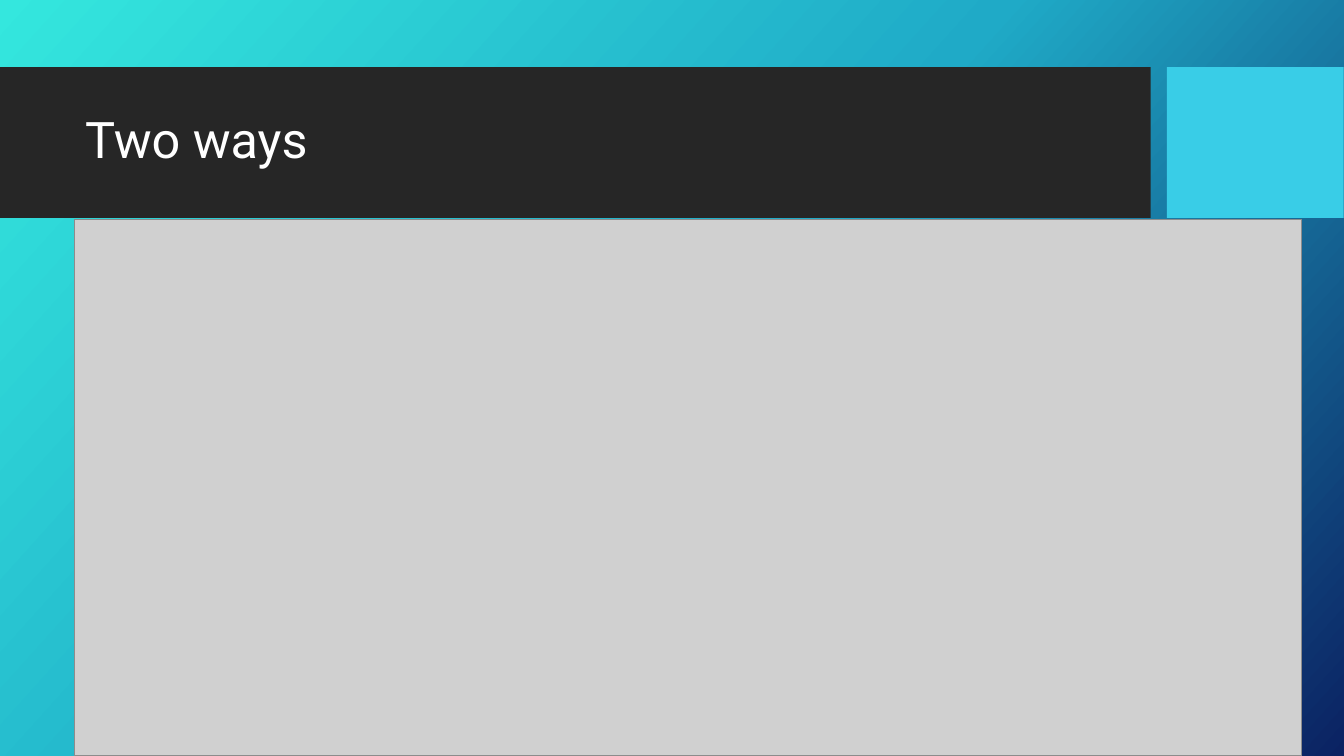
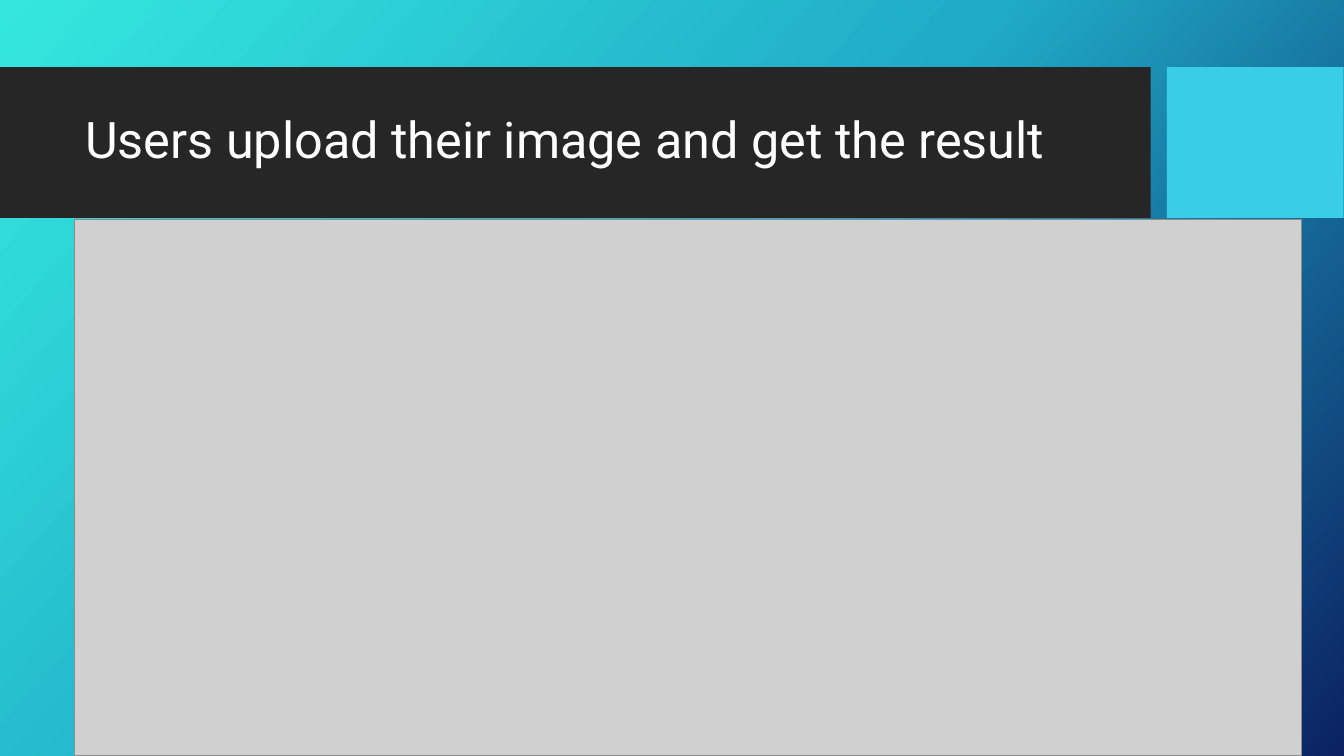
Before and after one commit to Zhicong-Zeng/Photo_Manipulation, a slide deck: slide 9 of Presentation.pptx. Drawn at 1344x756 pixels with LibreOffice and Linux fonts; fonts in the diff are those of the drawing; grey boxes stand for pictures; background and template pictures are left out. Boxes give left, top, right and bottom in pixels: in the first picture for what was removed or moved away, otherwise in the second. Text is boxed around its words. In the diff, an @@ line names an element or a change of style, - is before the commit and + after.

```diff
--- a/Presentation.pptx
+++ b/Presentation.pptx
@@ title at <box>85,120,1045,169</box>: text changed @@
-Two ways
+Users upload their image and get the result
```
Also in this commit, not shown: 1 other slide changed.
